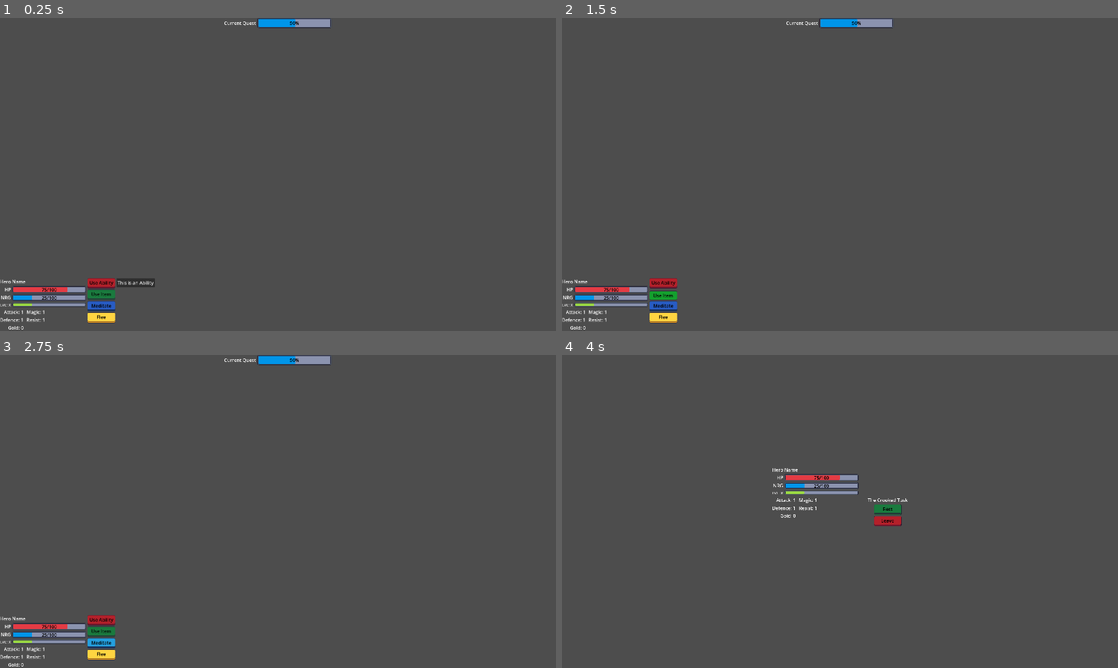
Above: before the commit, frames 1-4 (two rows, left to right).
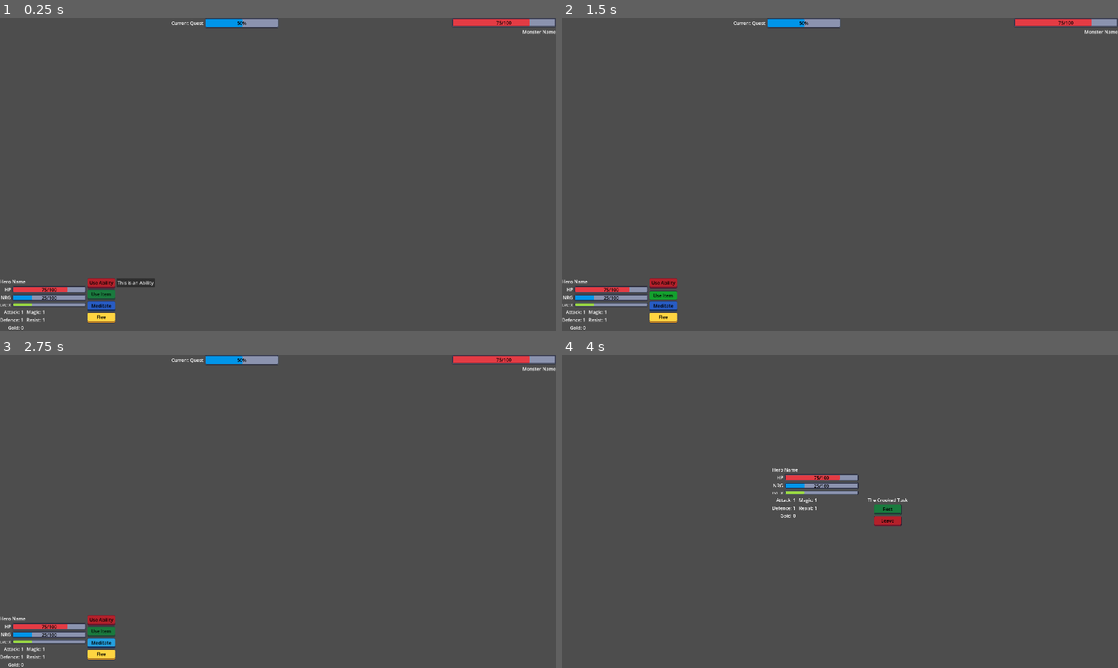
Above: after the commit, the same moments.

Repository: navtges3/PixelValley
Game: Godot game, scene res://scenes/ui/screens/battle_screen.tscn
Two runs of this game, one before a commit and one after it. Both use one fixed random seed, a clock stepped at 60 frames per second and the inputs below. This scene is started directly instead of the project's main scene.
Inputs:
- Up to frame 1 (0.25 s): no input
- Up to frame 2 (1.5 s): click "Use Ability" at 0.5 s; click "Use Item" at 1.25 s
- Up to frame 3 (2.75 s): click "Meditate" at 2 s
- Up to frame 4 (4 s): click "Flee" at 2.75 s; click "Inn" at 3.5 s

The runs differ from the first frame. In frame 1, 1.2% of the frame differs, in the area x 30-100%, y 0-6%; in frame 2, 1.2%; in frame 3, 1.2%; in frame 4, nothing differs.
Error before the commit: Invalid access to property or key 'quest' on a base object of type 'Nil'. (res://scripts/ui/screens/battle_screen.gd:29)
Error after the commit: Invalid access to property or key 'quest' on a base object of type 'Nil'. (res://scripts/ui/screens/battle_screen.gd:32)

Commit message:
Added monster health bar to the battle screen.

Diff:
--- a/scenes/ui/screens/battle_screen.tscn
+++ b/scenes/ui/screens/battle_screen.tscn
@@ -3,6 +3,7 @@
 [ext_resource type="Script" uid="uid://cqc6b58dnjxis" path="res://scripts/ui/screens/battle_screen.gd" id="1_ihhiw"]
 [ext_resource type="PackedScene" uid="uid://bjx12sxd6xqme" path="res://scenes/ui/components/hero_info.tscn" id="3_e8mee"]
 [ext_resource type="PackedScene" uid="uid://ehxty8k3d2vu" path="res://scenes/ui/components/quest_progress_bar.tscn" id="3_ihhiw"]
+[ext_resource type="Theme" uid="uid://cra87dj7simd8" path="res://resources/ui/progress_bar/red_bar.tres" id="3_pxpkm"]
 [ext_resource type="Theme" uid="uid://130ubmqd1h3b" path="res://assets/button_themes/regular/red_button.tres" id="7_iw40k"]
 [ext_resource type="Theme" uid="uid://cgbnpl6hlm7s2" path="res://assets/button_themes/regular/green_button.tres" id="8_qmdt6"]
 [ext_resource type="Theme" uid="uid://dqwm8agt87lsh" path="res://assets/button_themes/regular/blue_button.tres" id="9_06vtu"]
@@ -35,6 +36,37 @@
 layout_mode = 2
 size_flags_horizontal = 6
 size_flags_vertical = 0
+
+[node name="VBoxContainer" type="VBoxContainer" parent="TopBar" unique_id=12366038]
+layout_mode = 2
+
+[node name="MonsterHealthBar" type="ProgressBar" parent="TopBar/VBoxContainer" unique_id=520036926]
+custom_minimum_size = Vector2(360, 32)
+layout_mode = 2
+theme = ExtResource("3_pxpkm")
+value = 75.0
+show_percentage = false
+
+[node name="MonsterHealthBarLabel" type="Label" parent="TopBar/VBoxContainer/MonsterHealthBar" unique_id=208181708]
+layout_mode = 1
+anchors_preset = 8
+anchor_left = 0.5
+anchor_top = 0.5
+anchor_right = 0.5
+anchor_bottom = 0.5
+offset_left = -26.0
+offset_top = -11.5
+offset_right = 26.0
+offset_bottom = 11.5
+grow_horizontal = 2
+grow_vertical = 2
+theme_override_colors/font_color = Color(0, 0, 0, 1)
+text = "75/100"
+
+[node name="MonsterLabel" type="Label" parent="TopBar/VBoxContainer" unique_id=420102121]
+layout_mode = 2
+text = "Monster Name"
+horizontal_alignment = 2
 
 [node name="ActionArea" type="HBoxContainer" parent="." unique_id=337684969]
 layout_mode = 1
@@ -114,6 +146,8 @@
 [connection signal="monster_hurt" from="BattleManager" to="." method="_on_monster_hurt"]
 [connection signal="monster_slain" from="BattleManager" to="." method="_on_monster_slain"]
 [connection signal="monster_turn" from="BattleManager" to="." method="_on_monster_turn"]
+[connection signal="monster_updated" from="BattleManager" to="." method="_on_monster_updated"]
+[connection signal="new_monster" from="BattleManager" to="." method="_on_new_monster"]
 [connection signal="player_turn" from="BattleManager" to="." method="_on_player_turn"]
 [connection signal="quest_completed" from="BattleManager" to="." method="_on_quest_completed"]
 [connection signal="continue_pressed" from="BattleVictoryPopup" to="." method="_on_victory_popup_continue_pressed"]
--- a/scripts/ui/screens/battle_screen.gd
+++ b/scripts/ui/screens/battle_screen.gd
@@ -5,6 +5,9 @@
 # Top Bar
 @onready var quest_bar = $TopBar/QuestProgressBar
 @onready var victory_popup = $BattleVictoryPopup
+@onready var monster_health_bar: ProgressBar = $TopBar/VBoxContainer/MonsterHealthBar
+@onready var monster_health_bar_label: Label = $TopBar/VBoxContainer/MonsterHealthBar/MonsterHealthBarLabel
+@onready var monster_label: Label = $TopBar/VBoxContainer/MonsterLabel
 
 # Action Area
 @onready var hero_info: HeroInfo = $ActionArea/HeroInfo
@@ -30,7 +33,6 @@
 	quest_bar.update_quest()
 	_empty_option_list()
 	_spawn_hero()
-	_spawn_monster()
 
 	battle_manager.setup_battle(battle_config)
 
@@ -45,15 +47,7 @@
 	hero_visual.scale.x = 5
 	hero_visual.scale.y = 5
 
-func _spawn_monster() -> void:
-	monster_visual = BATTLE_CHARACTER.instantiate()
-	$MonsterSlot.add_child(monster_visual)
-	monster_visual.set_frames(GOBLIN_SPRITE_FRAMES)
-	monster_visual.scale.x = -5
-	monster_visual.scale.y = 5
-
 func _on_hero_updated(hero_ref: Hero) -> void:
-	print("hero updated: ", hero_ref.name)
 	hero_info.refresh()
 
 func _on_hero_attacking() -> void:
@@ -62,6 +56,25 @@
 
 func _on_hero_hurt() -> void:
 	hero_visual.play_hurt()
+
+func _on_new_monster(monster_ref: Monster) -> void:
+	monster_label.text = monster_ref.name
+	_on_monster_updated(monster_ref)
+	_spawn_monster(monster_ref)
+
+func _spawn_monster(monster_ref: Monster) -> void:
+	monster_visual = BATTLE_CHARACTER.instantiate()
+	$MonsterSlot.add_child(monster_visual)
+	monster_visual.set_frames(monster_ref.battle_visual.frames)
+	monster_visual.scale.x = -5
+	monster_visual.scale.y = 5
+
+func _on_monster_updated(monster_ref: Monster) -> void:
+	var value = monster_ref.stat_block.current_hp
+	var max_value = monster_ref.stat_block.max_hp
+	monster_health_bar.max_value = max_value
+	monster_health_bar.value = value
+	monster_health_bar_label.text = "%d / %d" % [value, max_value]
 
 func _on_monster_attacking() -> void:
 	monster_visual.play_attack()
